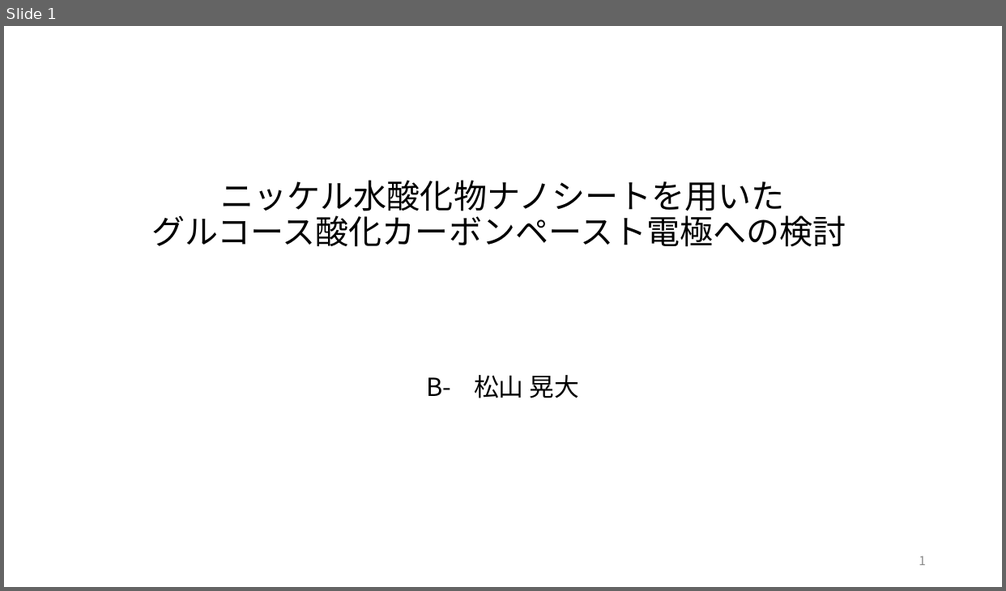
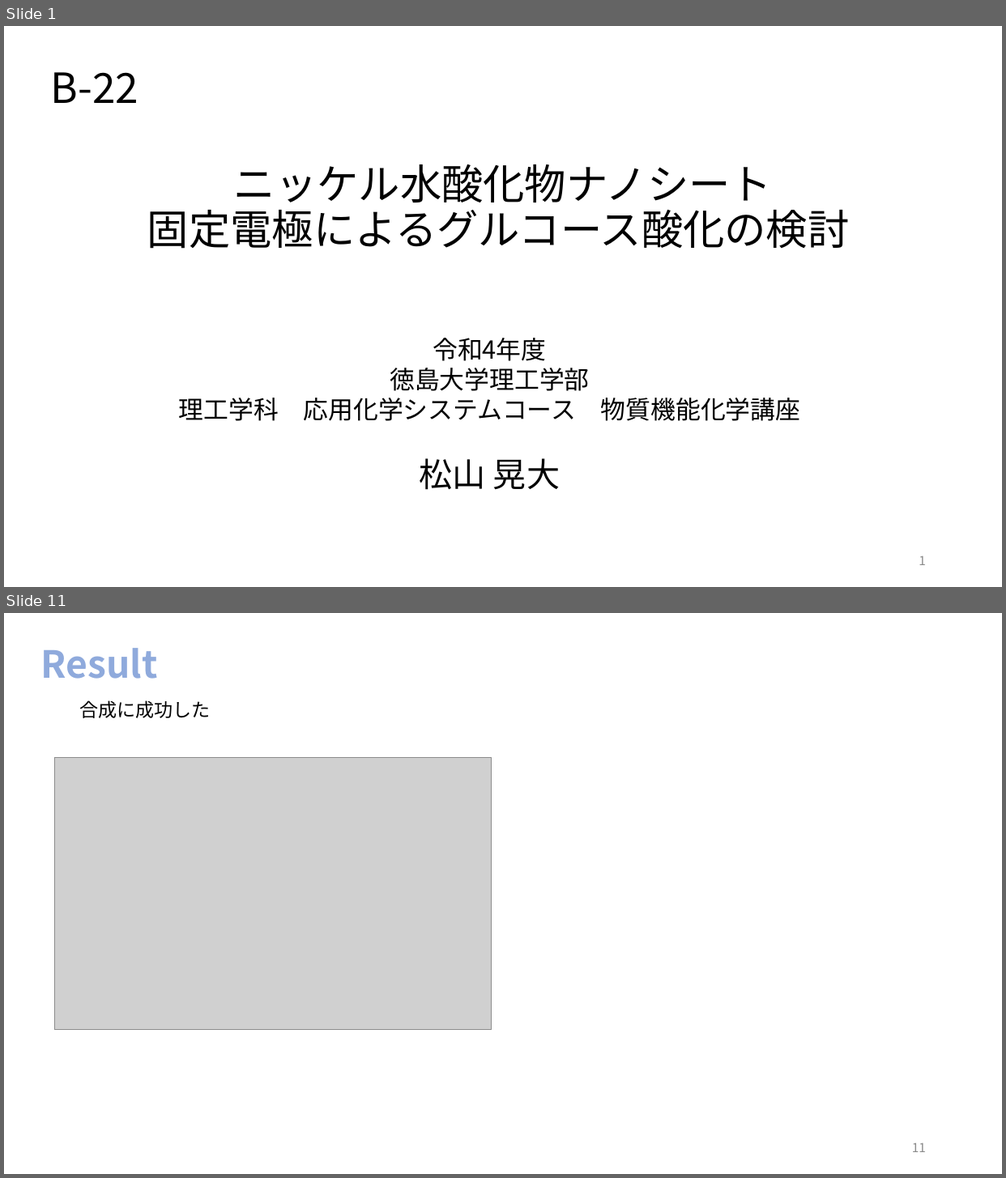
Before and after one commit to akidon0000/graduation-thesis, a slide deck: 卒論スライド 松山晃大.pptx. Shown one above the other, each under a label of ours: slide 1 before the commit, slides 1 and 11 after it; the slides between them are not shown. The pictures are 1006x591 and 1006x1178 pixels, drawn with LibreOffice and Linux fonts; fonts in the diff are those of the drawing; grey boxes stand for pictures. Boxes give left, top, right and bottom in pixels: in the first picture for what was removed or moved away, otherwise in the second. Text is boxed around its words. In the diff, an @@ line names an element or a change of style, - is before the commit and + after.

```diff
--- a/卒論スライド 松山晃大.pptx
+++ b/卒論スライド 松山晃大.pptx
@@ slide 11 added at (x1=4, y1=613, x2=1002, y2=1174), background #FFFFFF @@
@@ title added at (x1=41, y1=648, x2=158, y2=679), 36 pt, text #8FAADC, bold @@
+Result
@@ text added at (x1=79, y1=700, x2=211, y2=718), 18 pt, text #000000 @@
+合成に成功した
@@ picture added at (x1=55, y1=757, x2=492, y2=1030) @@
@@ page number added at (x1=912, y1=1144, x2=926, y2=1152), 12 pt, text #8C8C8C @@
+11
@@ slide 1 changed as well @@
@@ text added at (x1=51, y1=72, x2=138, y2=103), 40 pt, text #000000 @@
+B-22
@@ title at (x1=147, y1=165, x2=850, y2=249): text changed; size 32 to 40 pt @@
-ニッケル水酸化物ナノシートを用いた
-グルコース酸化カーボンペースト電極への検討
+ニッケル水酸化物ナノシート
+固定電極によるグルコース酸化の検討
@@ text added at (x1=179, y1=338, x2=800, y2=490), 24 pt, text #000000 @@
+令和4年度
+徳島大学理工学部
+理工学科 応用化学システムコース 物質機能化学講座
+松山 晃大
@@ subtitle removed at (x1=427, y1=375, x2=580, y2=399) @@
-B- 松山 晃大
```
Also in this commit, not shown: 4 other slides changed, 7 other slides added, 2 slides removed, 5 other files.
